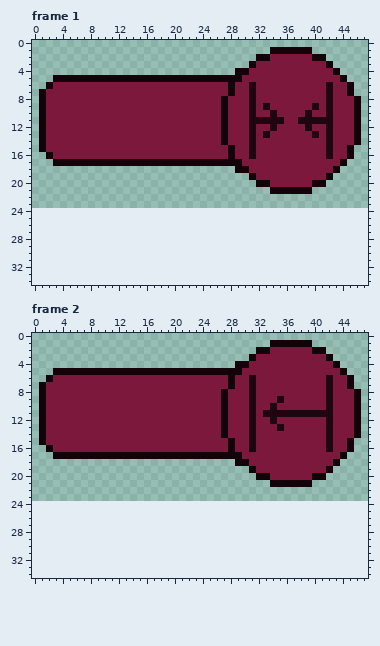
Two states of a pixel-art file, aesprite_projects/base_ui.aseprite. Above: the version before the commit.
48x24 pixels, 3 frames. Shown: frame 1: x 0..47, y 0..34; frame 2: x 0..47, y 0..34. The old version is drawn lined up with the new one, on the new canvas. The commit also changed other frames, which this record leaves out.
And afterwards:
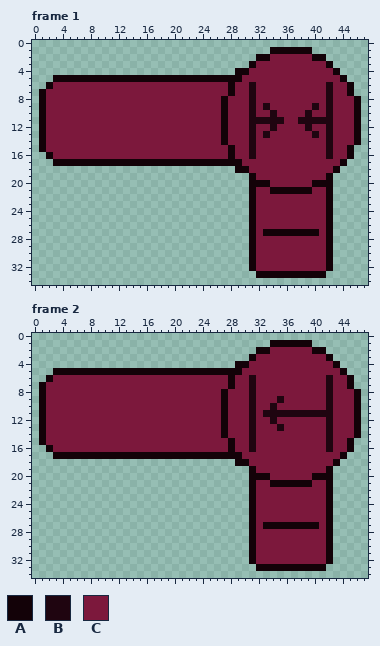
Palette (. is transparent): A #130208  B #1f0510  C #7c183c
Log entry: added level info to ui
Change:
canvas 48x24 -> 48x48
--- frame 1
@@ x 29..44 @@
 19 ..ACCCCCCCCCCA..
-20 ...AACCCCCCAA...
-21 .....AAAAAA.....
-22 ................
-23 ................
-24 ................
-25 ................
-26 ................
-27 ................
-28 ................
-29 ................
-30 ................
-31 ................
-32 ................
-33 ................
+20 ..AAACCCCCCAAA..
+21 ..ACCAAAAAACCA..
+22 ..ACCCCCCCCCCA..
+23 ..ACCCCCCCCCCA..
+24 ..ACCCCCCCCCCA..
+25 ..ACCCCCCCCCCA..
+26 ..ACCCCCCCCCCA..
+27 ..ACAAAAAAAACA..
+28 ..ACCCCCCCCCCA..
+29 ..ACCCCCCCCCCA..
+30 ..ACCCCCCCCCCA..
+31 ..ACCCCCCCCCCA..
+32 ..ACCCCCCCCCCA..
+33 ...AAAAAAAAAA...
 34 ................
--- frame 2: the same change as frame 1
